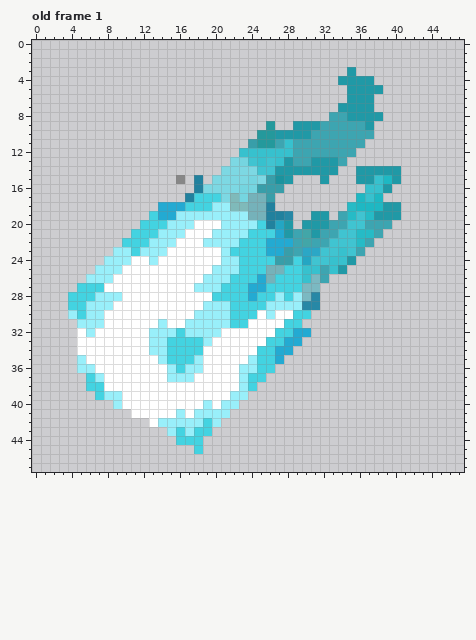
Two versions of one animated GIF sprite, site/img/mcc/cos/accessories/FireFistEnergy.gif. Above, as it was before the edit.
The file is 48x48 pixels. Colours within 5 levels of each other are drawn and written as one. Shown: old frame 1. The commit also changed other frames, which this record leaves out.
Now the later version:
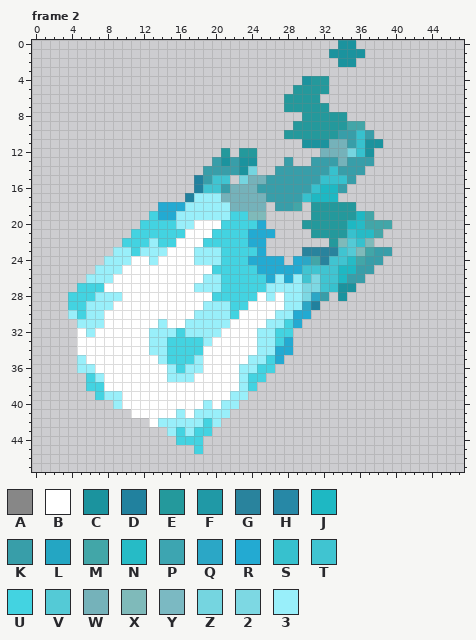
Palette (. is transparent): A #878787  B #ffffff  C #1b939e  D #21819e  E #24999c  F #2099a6  G #29839d  H #2788a6  J #1eb8c3  K #389ea9  L #24a6c3  M #42a6a8  N #26bbc6  P #3da5b1  Q #2ba7c6  R #23aad2  S #37c1ce  T #40c4d1  U #43d3e1  V #54cad6  W #75b2ba  X #7fbaba  Y #7bb9c2  Z #75d5e0  2 #7dd8e3  3 #99effa
A new or re-ordered frame is compared with the old frame closest to it.
The edit:
frames 1 -> 4
Frame 2 is new; against old frame 1:
y 0: x 34..35 .. -> CC
y 1: x 33..36 .... -> CCCC
y 2: x 34..35 .. -> CC
y 3: x 35 F -> .
y 4: x 30..32 ... -> CEE; x 34..37 FFFF -> ....
y 5: x 29..32 .... -> EEEE; x 35..38 FFFF -> ....
y 6: x 28..31 .... -> EEEE; x 35..37 FFF -> ...
y 7: x 28..32 ..... -> EEEEE; x 34..37 FFFF -> ....
y 8: x 30..38 ...PPFFFF -> EEEEE....
y 9: x 26 E -> .; x 29..37 FFFPPPPPF -> EEEEEEMM.
y 10: x 25..37 EEFFFFPPPPPPP -> ...EEEEEEKKSK
y 11: x 24..38 KEEPSPPPPPPPP.. -> ......CCCWWKSCC
y 12: x 21 . -> E; x 23..37 SSSSSSPPPPPPP.. -> EE.......WWWZSC
y 13: x 20..37 ..2ZTSTSFPPFFFP... -> KCKCC...K..KKKWKKK
y 14: x 19..40 ..2222TTFFFFFFF..FFFFF -> KKKKCZ..KKKKKKSKKK....
y 15: x 16 A -> .; x 19..25 .2222Z2 -> KTT.ZWW; x 27..40 CF...F...FFSJF -> KKKKKSSSK.....
y 16: x 19..24 2222ZZ -> TTKWWW; x 28..34 ....... -> KKKSJJK; x 37..39 SSF -> ...
y 17: x 18..23 UUU2XZ -> 333WWW; x 27..33 ....... -> KKKSJJJ; x 36..38 JSJ -> ...
y 18: x 17..19 UUU -> 333; x 22..23 XX -> WW; x 26..29 D... -> .KKM; x 31..40 ....NJJJFF -> EEEEE.....
y 19: x 22..28 33WWDDH -> UUXX...; x 31..40 FF.PNTNFFF -> EEEEEJM...
y 20: x 15 3 -> U; x 21..28 3333UDLF -> UUUUR...; x 30..39 FFFPPTTPPP -> EEEEEJNMMM
y 21: x 14..16 333 -> UUU; x 20..35 3333UUURFPMFPPTT -> UUUURRR....EEEES; x 38 P -> M
y 22: x 14..15 33 -> UU; x 19..22 3333 -> UUUU; x 24..37 UURRRPMPPTTTNP -> RR.......EXVSX
y 23: x 18..21 BBB3 -> 333U; x 25..39 URRKPQQTTSTP... -> R....GGGGTVXMKK
y 24: x 18..22 BBB33 -> 333UU; x 24..38 UUUKKULTTSSF... -> RRRR.RQMGTTNMKK
y 25: x 20..22 333 -> UUU; x 25..37 UWWUUSSPSF... -> RRRRRTTTTJJKK
y 26: x 21 3 -> U; x 25..36 RWUUUSYP.... -> UR3R3T2TTJKK
y 27: x 24..35 RRUUUUYY.... -> UU333322TSCC
y 28: x 24..28 RUU3U -> UB3B3; x 30..32 YH. -> 2QK; x 34 . -> C
y 29: x 24..27 UU33 -> BBBB; x 30..31 HH -> QD
y 30: x 23..24 UU -> BB; x 26..30 3BBUU -> B33RR
y 31: x 22..23 UU -> BB; x 26..27 BB -> 33; x 29 U -> R
y 32: x 25..26 BB -> 33; x 29..30 RR -> ..
y 33: x 25..26 BU -> 33; x 29 R -> .
y 34: x 25..26 UU -> 33
y 35: x 25 U -> 3
Where, in picture pixels (left, top, right, bottom), the same in both pictures:
changed: (158, 40, 401, 364)
